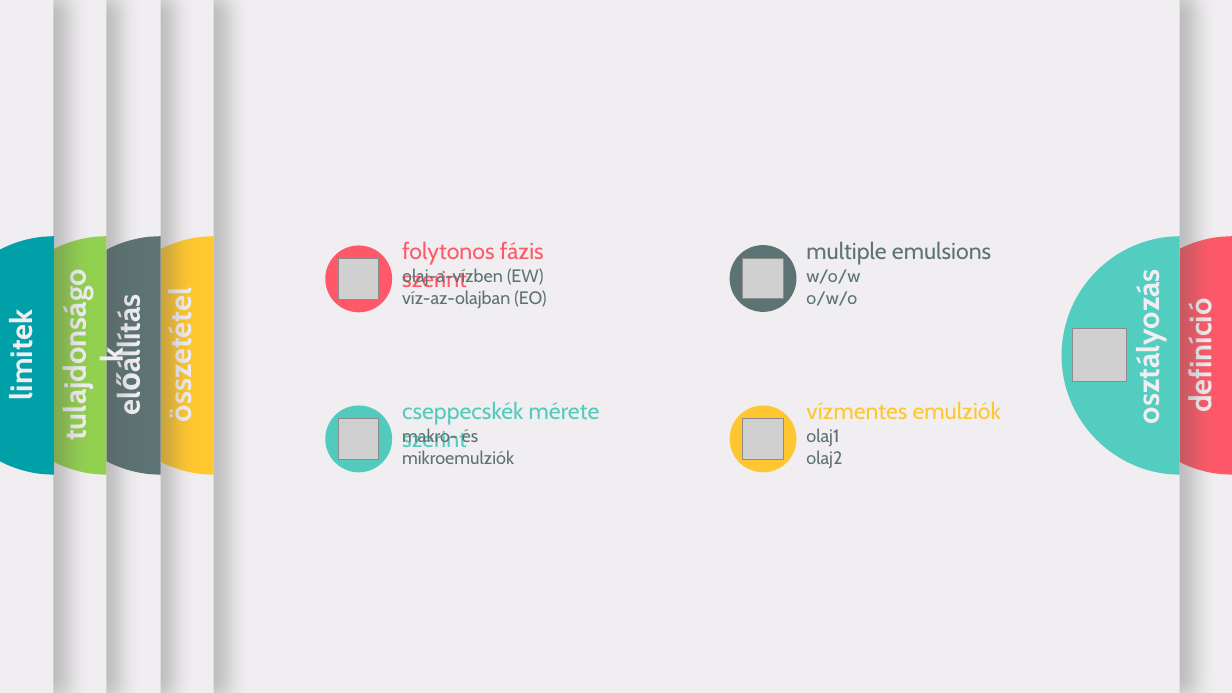
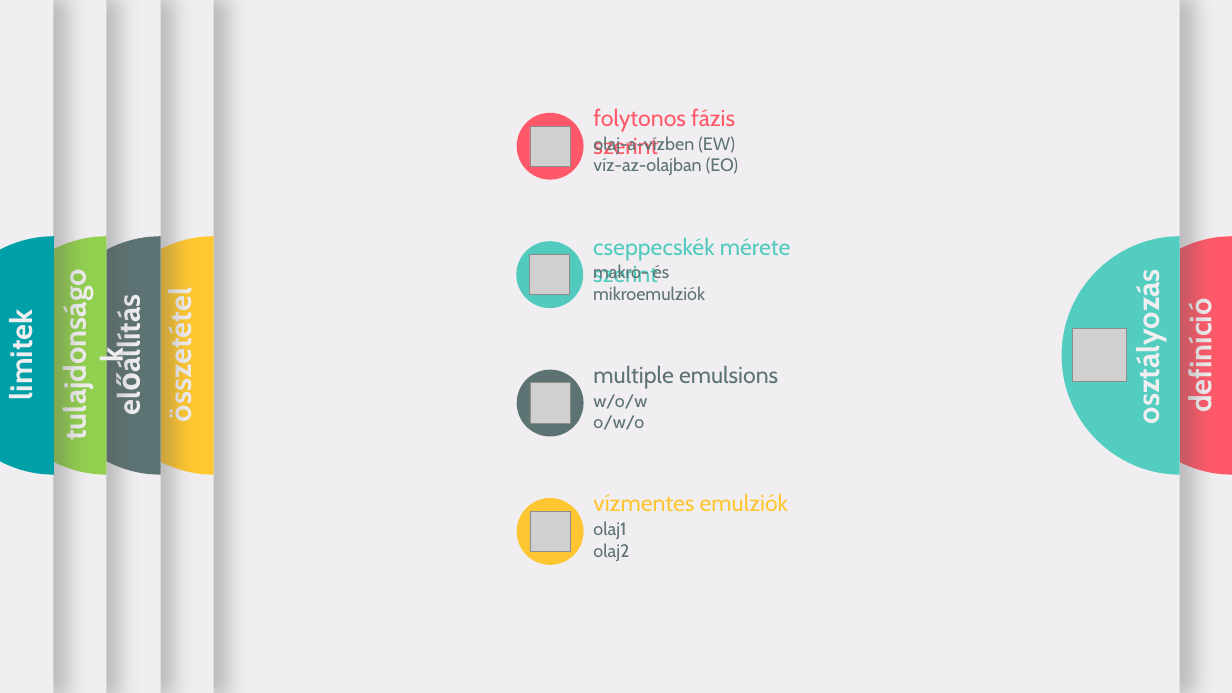
Before and after one commit to LilianaBohus/chemistry-presenations, a slide deck: slide 3 of emulsion-concentrates-short.pptx. Drawn at 1232x693 pixels with LibreOffice and Linux fonts; fonts in the diff are those of the drawing; grey boxes stand for pictures; background and template pictures are left out. Boxes give left, top, right and bottom in pixels: in the first picture for what was removed or moved away, otherwise in the second. Text is boxed around its words. In the diff, an @@ line names an element or a change of style, - is before the commit and + after.

```diff
--- a/emulsion-concentrates-short.pptx
+++ b/emulsion-concentrates-short.pptx
@@ 2 texts, 1 ellipse: place and size @@
-2 texts, 1 ellipse at bbox=[325, 241, 544, 312]
+2 texts, 1 ellipse at bbox=[517, 108, 738, 179]
@@ picture: place and size @@
-picture at bbox=[338, 259, 379, 299]
+picture at bbox=[531, 126, 571, 166]
@@ 2 texts, 1 picture, 1 ellipse: place and size @@
-2 texts, 1 picture, 1 ellipse at bbox=[325, 401, 600, 472]
+2 texts, 1 picture, 1 ellipse at bbox=[517, 237, 791, 308]
@@ 2 texts, 1 ellipse: place and size @@
-2 texts, 1 ellipse at bbox=[730, 241, 991, 311]
+2 texts, 1 ellipse at bbox=[517, 365, 778, 436]
@@ picture: place and size @@
-picture at bbox=[743, 259, 784, 299]
+picture at bbox=[531, 383, 571, 423]
@@ 2 texts, 1 ellipse: place and size @@
-2 texts, 1 ellipse at bbox=[730, 401, 1001, 472]
+2 texts, 1 ellipse at bbox=[517, 493, 788, 565]
@@ picture: place and size @@
-picture at bbox=[743, 419, 784, 459]
+picture at bbox=[531, 511, 571, 552]
```
Also in this commit, not shown: 5 other slides changed.
